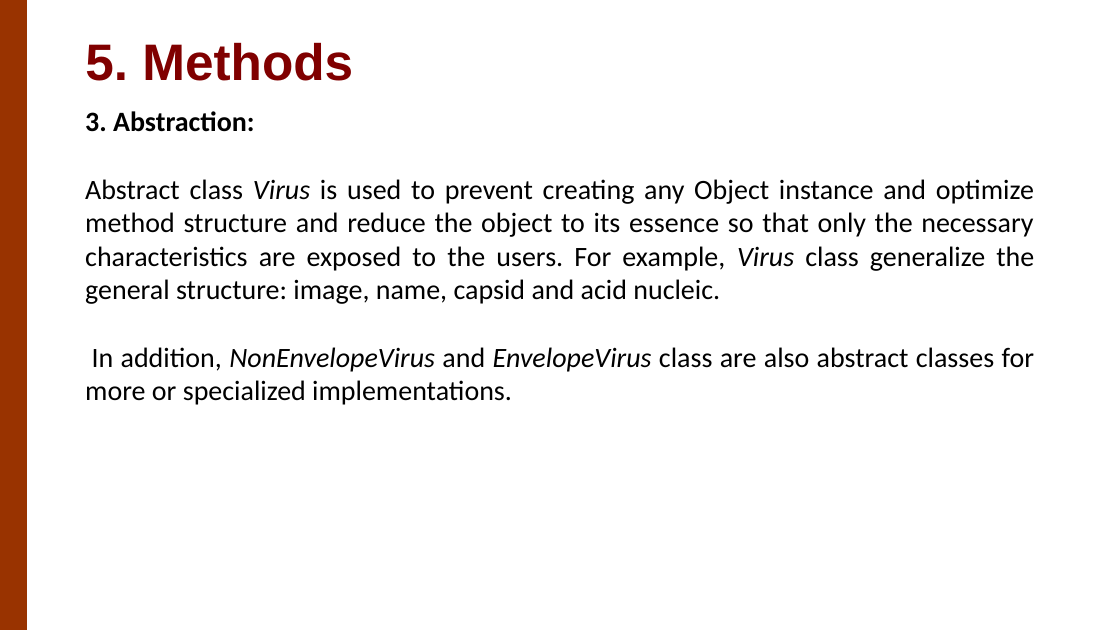
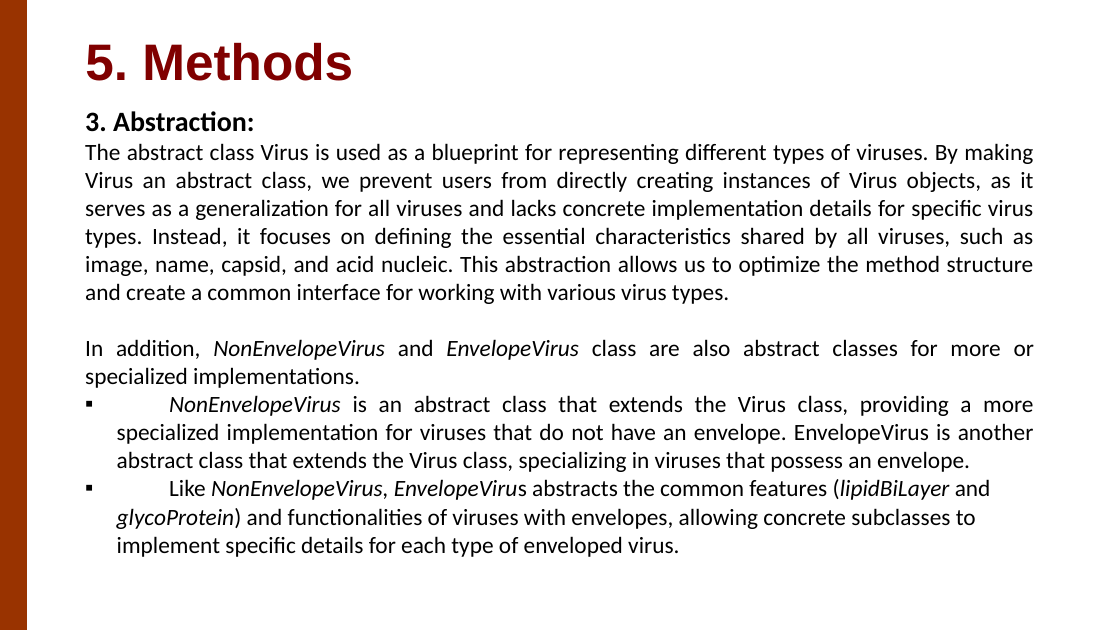
Before and after one commit to hdd0510/OOP_Project, a slide deck: slide 11 of presentation/Presentation.pptx. Drawn at 1120x630 pixels with LibreOffice and Linux fonts; fonts in the diff are those of the drawing; background and template pictures are left out. Boxes give left, top, right and bottom in pixels: in the first picture for what was removed or moved away, otherwise in the second. Text is boxed around its words. In the diff, an @@ line names an element or a change of style, - is before the commit and + after.

```diff
--- a/presentation/Presentation.pptx
+++ b/presentation/Presentation.pptx
@@ text at <box>85,143,1034,304</box>: text changed; size 24 to 20 pt @@
-Abstract class Virus is used to prevent creating any Object instance and optimize method structure and reduce the object to its essence so that only the necessary characteristics are exposed to the users. For example, Virus class generalize the general structure: image, name, capsid and acid nucleic.
+The abstract class Virus is used as a blueprint for representing different types of viruses. By making Virus an abstract class, we prevent users from directly creating instances of Virus objects, as it serves as a generalization for all viruses and lacks concrete implementation details for specific virus types. Instead, it focuses on defining the essential characteristics shared by all viruses, such as image, name, capsid, and acid nucleic. This abstraction allows us to optimize the method structure and create a common interface for working with various virus types.
@@ text at <box>85,339,1034,388</box>: size 24 to 20 pt in "In addition, NonEnvelopeVirus and EnvelopeVirus class are ..." @@
@@ text at <box>117,395,1034,557</box>: paragraphs added @@
+▪ NonEnvelopeVirus is an abstract class that extends the Virus class, providing a more specialized implementation for viruses that do not have an envelope. EnvelopeVirus is another abstract class that extends the Virus class, specializing in viruses that possess an envelope.
+▪ Like NonEnvelopeVirus, EnvelopeVirus abstracts the common features (lipidBiLayer and glycoProtein) and functionalities of viruses with envelopes, allowing concrete subclasses to implement specific details for each type of enveloped virus.
```
Also in this commit, not shown: 3 other slides changed, 1 slide added, 1 slide removed, 15 other files.
